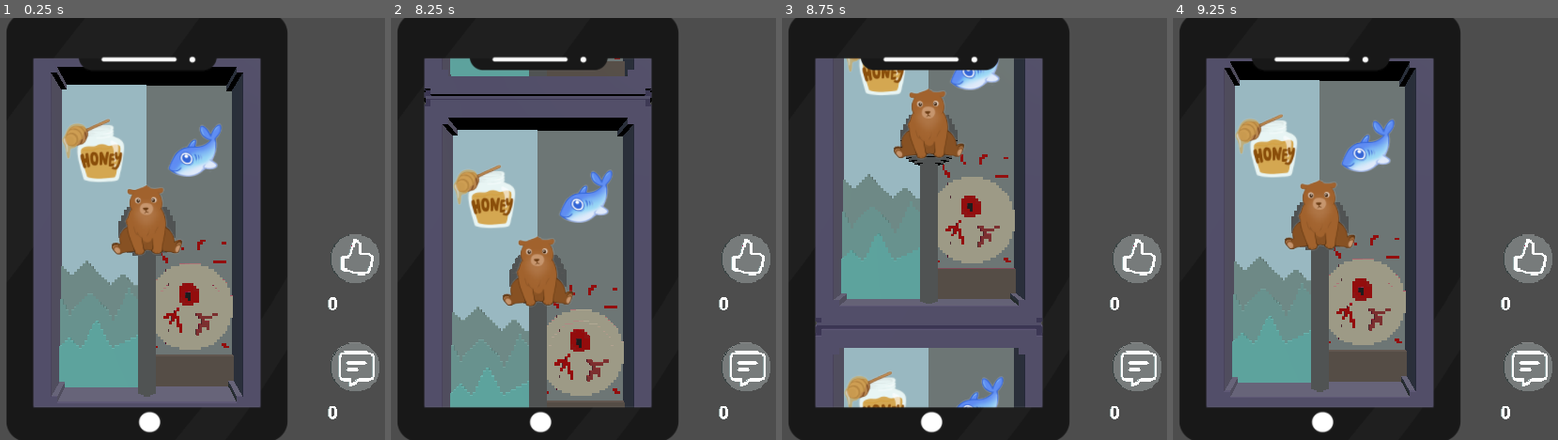
Above: before the commit, frames 1-4 (left to right).
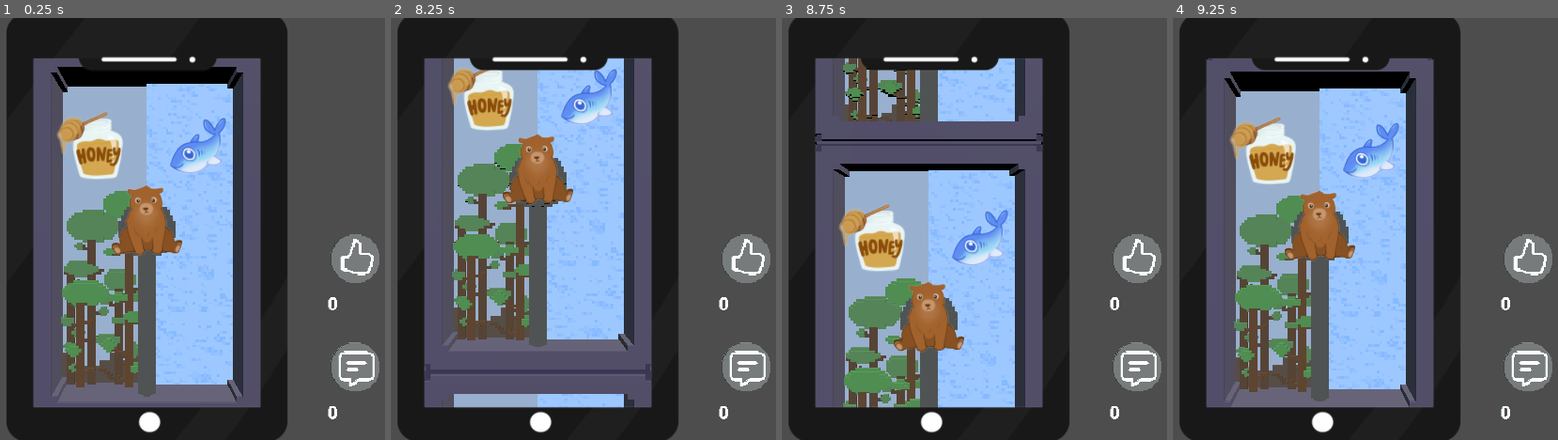
Above: after the commit, the same moments.

Repository: tudormacovei/totem_game_jam_2026
Game: Godot game, scene res://scenes/main_scene.tscn
Two runs of this game, one before a commit and one after it. Both use one fixed random seed, a clock stepped at 60 frames per second and the inputs below.
Inputs (mouse positions are in pixels of both pictures, inside the frame that each line leads up to):
- Up to frame 1 (0.25 s): no input
- Up to frame 2 (8.25 s): tap Enter at 0.5, 2, 3.5 s; move the mouse to (702, 207) at 0.52 s; click (702, 207) at 0.67 s; tap Space at 1.25, 2.75, 4.25 s; move the mouse to (outside the picture) at 1.27 s; click (outside the picture) at 1.42 s; move the mouse to (614, 136) at 2.02 s; click (614, 136) at 2.17 s; move the mouse to (498, 313) at 2.77 s; click (498, 313) at 2.92 s; move the mouse to (764, 292) at 3.52 s; click (764, 292) at 3.67 s; move the mouse to (outside the picture) at 4.27 s; click (outside the picture) at 4.42 s; move the mouse to (575, 229) at 5.02 s; click (575, 229) at 5.17 s; move the mouse to (425, 123) at 5.77 s; click (425, 123) at 5.92 s; move the mouse to (702, 207) at 6.52 s; click (702, 207) at 6.67 s; move the mouse to (outside the picture) at 7.27 s; click (outside the picture) at 7.42 s; move the mouse to (614, 136) at 8.02 s; click (614, 136) at 8.17 s
- Up to frame 3 (8.75 s): no input
- Up to frame 4 (9.25 s): move the mouse to (1280, 313) at 8.77 s; click (1280, 313) at 8.92 s

The runs differ from the first frame. In frame 1, 23% of the frame differs, in the area x 14-61%, y 15-88%; in frame 2, 34%; in frame 3, 35%, in the area x 8-68%, y 9-93%; in frame 4, 26%.

Commit message:
Invert scroll, background improvements

Diff:
--- a/new-game-project/scenes/dioramas/bear/bear_extreme.tscn
+++ b/new-game-project/scenes/dioramas/bear/bear_extreme.tscn
@@ -35,9 +35,9 @@
 texture = ExtResource("7_wosmb")
 
 [node name="right_sprite" type="Sprite3D" parent="." unique_id=219881718]
-transform = Transform3D(0.25, 0, 0, 0, 0.25, 0, 0, 0, 0.25, 1.8764423, 9.479885, 0)
+transform = Transform3D(0.25, 0, 0, 0, 0.25, 0, 0, 0, 0.25, 1.8764423, 9.479885, 0.8512912)
 texture = ExtResource("8_aulpn")
 
 [node name="left_sprite" type="Sprite3D" parent="." unique_id=737749873]
-transform = Transform3D(0.2, 0, 0, 0, 0.2, 0, 0, 0, 0.2, -1.724067, 9.27782, 0)
+transform = Transform3D(0.2, 0, 0, 0, 0.2, 0, 0, 0, 0.2, -1.724067, 9.27782, 0.8512912)
 texture = ExtResource("9_5inub")
--- a/new-game-project/scenes/dioramas/bear/bear_indifferent.tscn
+++ b/new-game-project/scenes/dioramas/bear/bear_indifferent.tscn
@@ -1,8 +1,8 @@
 [gd_scene format=3 uid="uid://c00evs34iibob"]
 
-[ext_resource type="Script" path="res://scenes/lever_score.gd" id="1_i4u8l"]
-[ext_resource type="PackedScene" uid="uid://ca37ddhbhvgiw" path="res://meshes/backgrounds/scene_artic.glb" id="2_x5e7q"]
-[ext_resource type="PackedScene" uid="uid://bcg5dmxfhw74n" path="res://meshes/backgrounds/scene_bird_on_a_plate.glb" id="3_opd3p"]
+[ext_resource type="Script" uid="uid://bd0w34b1hadno" path="res://scenes/lever_score.gd" id="1_i4u8l"]
+[ext_resource type="PackedScene" uid="uid://cfmcaccjiyvvj" path="res://meshes/backgrounds/scene_forest.glb" id="2_mpep1"]
+[ext_resource type="PackedScene" uid="uid://bb7w7huncvfj" path="res://meshes/backgrounds/scene_river.glb" id="3_mpep1"]
 [ext_resource type="PackedScene" uid="uid://doa03xmdh6s0v" path="res://meshes/phone/phone_box.glb" id="4_vyrvd"]
 [ext_resource type="Script" uid="uid://r2uqux5r88vc" path="res://scripts/lever.gd" id="5_78vsu"]
 [ext_resource type="PackedScene" uid="uid://qb88boj5jjb6" path="res://meshes/lever/lever.glb" id="6_pb1ea"]
@@ -15,8 +15,8 @@
 
 [node name="LeverScore" type="Node3D" unique_id=1795852748]
 script = ExtResource("1_i4u8l")
-background_left = ExtResource("2_x5e7q")
-background_right = ExtResource("3_opd3p")
+background_left = ExtResource("2_mpep1")
+background_right = ExtResource("3_mpep1")
 
 [node name="phone_box" parent="." unique_id=1580715568 instance=ExtResource("4_vyrvd")]
 
@@ -36,9 +36,9 @@
 texture = ExtResource("7_br2q1")
 
 [node name="left_sprite" type="Sprite3D" parent="." unique_id=1097870155]
-transform = Transform3D(0.3, 0, 0, 0, 0.3, 0, 0, 0, 0.3, -1.686187, 9.664286, 0)
+transform = Transform3D(0.3, 0, 0, 0, 0.3, 0, 0, 0, 0.3, -1.686187, 9.664286, 0.788718)
 texture = ExtResource("8_68gim")
 
 [node name="right_sprite" type="Sprite3D" parent="." unique_id=219881718]
-transform = Transform3D(0.25, 0, 0, 0, 0.25, 0, 0, 0, 0.25, 1.8764423, 9.479885, 0)
+transform = Transform3D(0.25, 0, 0, 0, 0.25, 0, 0, 0, 0.25, 1.8764423, 9.479885, 0.788718)
 texture = ExtResource("9_tydm7")
--- a/new-game-project/scenes/dioramas/bear/bear_medium.tscn
+++ b/new-game-project/scenes/dioramas/bear/bear_medium.tscn
@@ -34,5 +34,5 @@
 texture = ExtResource("7_amecj")
 
 [node name="right_sprite" type="Sprite3D" parent="." unique_id=219881718]
-transform = Transform3D(0.25, 0, 0, 0, 0.25, 0, 0, 0, 0.25, 1.8764423, 9.479885, 0)
+transform = Transform3D(0.25, 0, 0, 0, 0.25, 0, 0, 0, 0.25, 1.8764423, 9.479885, 0.69401395)
 texture = ExtResource("8_67blp")
--- a/new-game-project/scenes/dioramas/child/child_extreme.tscn
+++ b/new-game-project/scenes/dioramas/child/child_extreme.tscn
@@ -35,9 +35,9 @@
 texture = ExtResource("7_chb1w")
 
 [node name="left_sprite" type="Sprite3D" parent="." unique_id=1097870155]
-transform = Transform3D(0.3, 0, 0, 0, 0.3, 0, 0, 0, 0.3, -1.686187, 9.664286, 0)
+transform = Transform3D(0.3, 0, 0, 0, 0.3, 0, 0, 0, 0.3, -1.686187, 9.664286, 0.60215163)
 texture = ExtResource("8_5audv")
 
 [node name="right_sprite" type="Sprite3D" parent="." unique_id=219881718]
-transform = Transform3D(0.25, 0, 0, 0, 0.25, 0, 0, 0, 0.25, 1.8764423, 9.479885, 0)
+transform = Transform3D(0.25, 0, 0, 0, 0.25, 0, 0, 0, 0.25, 1.8764423, 9.479885, 0.60215163)
 texture = ExtResource("9_0rfjm")
--- a/new-game-project/scenes/dioramas/child/child_indifferent.tscn
+++ b/new-game-project/scenes/dioramas/child/child_indifferent.tscn
@@ -35,9 +35,9 @@
 texture = ExtResource("7_c5agp")
 
 [node name="left_sprite" type="Sprite3D" parent="." unique_id=1097870155]
-transform = Transform3D(0.3, 0, 0, 0, 0.3, 0, 0, 0, 0.3, -1.686187, 9.664286, 0)
+transform = Transform3D(0.3, 0, 0, 0, 0.3, 0, 0, 0, 0.3, -1.686187, 9.664286, 0.76412463)
 texture = ExtResource("8_c5agp")
 
 [node name="right_sprite" type="Sprite3D" parent="." unique_id=219881718]
-transform = Transform3D(0.25, 0, 0, 0, 0.25, 0, 0, 0, 0.25, 1.8764423, 9.479885, 0)
+transform = Transform3D(0.25, 0, 0, 0, 0.25, 0, 0, 0, 0.25, 1.8764423, 9.479885, 0.76412463)
 texture = ExtResource("9_g4jtj")
--- a/new-game-project/scenes/dioramas/child/child_medium.tscn
+++ b/new-game-project/scenes/dioramas/child/child_medium.tscn
@@ -34,7 +34,7 @@
 texture = ExtResource("7_i4i0u")
 
 [node name="left_sprite" type="Sprite3D" parent="." unique_id=1097870155]
-transform = Transform3D(0.3, 0, 0, 0, 0.3, 0, 0, 0, 0.3, -1.686187, 9.664286, 0)
+transform = Transform3D(0.3, 0, 0, 0, 0.3, 0, 0, 0, 0.3, -1.686187, 9.664286, 0.7980249)
 texture = ExtResource("8_i4i0u")
 
 [node name="right_sprite" type="Sprite3D" parent="." unique_id=219881718]
--- a/new-game-project/scenes/dioramas/goose/goose_extreme.tscn
+++ b/new-game-project/scenes/dioramas/goose/goose_extreme.tscn
@@ -35,9 +35,9 @@
 texture = ExtResource("7_pqt0r")
 
 [node name="left_sprite" type="Sprite3D" parent="." unique_id=1097870155]
-transform = Transform3D(0.3, 0, 0, 0, 0.3, 0, 0, 0, 0.3, -1.686187, 9.664286, 0)
+transform = Transform3D(0.29999998, 0, 0, 0, 0.29999998, 0, 0, 0, 0.29999998, -1.686187, 9.664286, 0.6757238)
 texture = ExtResource("8_opor5")
 
 [node name="right_sprite" type="Sprite3D" parent="." unique_id=219881718]
-transform = Transform3D(0.25, 0, 0, 0, 0.25, 0, 0, 0, 0.25, 1.8764423, 9.479885, 0)
+transform = Transform3D(0.25, 0, 0, 0, 0.25, 0, 0, 0, 0.25, 1.8764423, 9.479885, 0.6757238)
 texture = ExtResource("9_enqu4")
--- a/new-game-project/scenes/dioramas/goose/goose_indifferent.tscn
+++ b/new-game-project/scenes/dioramas/goose/goose_indifferent.tscn
@@ -34,7 +34,7 @@
 texture = ExtResource("7_w1lf6")
 
 [node name="left_sprite" type="Sprite3D" parent="." unique_id=1097870155]
-transform = Transform3D(0.3, 0, 0, 0, 0.3, 0, 0, 0, 0.3, -1.686187, 9.664286, 0)
+transform = Transform3D(0.3, 0, 0, 0, 0.3, 0, 0, 0, 0.3, -1.686187, 9.664286, 0.622339)
 texture = ExtResource("8_w1lf6")
 
 [node name="right_sprite" type="Sprite3D" parent="." unique_id=219881718]
--- a/new-game-project/scenes/dioramas/goose/goose_medium.tscn
+++ b/new-game-project/scenes/dioramas/goose/goose_medium.tscn
@@ -34,5 +34,5 @@
 texture = ExtResource("7_0spvr")
 
 [node name="left_sprite" type="Sprite3D" parent="." unique_id=1097870155]
-transform = Transform3D(0.3, 0, 0, 0, 0.3, 0, 0, 0, 0.3, -1.686187, 9.664286, 0)
+transform = Transform3D(0.3, 0, 0, 0, 0.3, 0, 0, 0, 0.3, -1.686187, 9.664286, 0.9006424)
 texture = ExtResource("8_t5blw")
--- a/new-game-project/scenes/dioramas/penguin/penguin_extreme.tscn
+++ b/new-game-project/scenes/dioramas/penguin/penguin_extreme.tscn
@@ -34,7 +34,7 @@
 texture = ExtResource("7_5vinf")
 
 [node name="left_sprite" type="Sprite3D" parent="." unique_id=1097870155]
-transform = Transform3D(0.3, 0, 0, 0, 0.3, 0, 0, 0, 0.3, -1.686187, 9.664286, 0)
+transform = Transform3D(0.3, 0, 0, 0, 0.3, 0, 0, 0, 0.3, -1.686187, 9.664286, 0.88316345)
 texture = ExtResource("8_myd28")
 
 [node name="right_sprite" type="Sprite3D" parent="." unique_id=219881718]
--- a/new-game-project/scenes/dioramas/penguin/penguin_indifferent.tscn
+++ b/new-game-project/scenes/dioramas/penguin/penguin_indifferent.tscn
@@ -34,9 +34,9 @@
 texture = ExtResource("7_5pmlh")
 
 [node name="left_sprite" type="Sprite3D" parent="." unique_id=1097870155]
-transform = Transform3D(0.25, 0, 0, 0, 0.25, 0, 0, 0, 0.25, -1.686187, 9.664286, 0)
+transform = Transform3D(0.25, 0, 0, 0, 0.25, 0, 0, 0, 0.25, -1.686187, 9.664286, 0.86764646)
 texture = ExtResource("8_5pmlh")
 
 [node name="right_sprite" type="Sprite3D" parent="." unique_id=219881718]
-transform = Transform3D(0.25, 0, 0, 0, 0.25, 0, 0, 0, 0.25, 1.8764423, 9.479885, 0)
+transform = Transform3D(0.25, 0, 0, 0, 0.25, 0, 0, 0, 0.25, 1.8764423, 9.479885, 0.86764646)
 texture = ExtResource("9_8pseg")
--- a/new-game-project/scenes/dioramas/water/water_extreme.tscn
+++ b/new-game-project/scenes/dioramas/water/water_extreme.tscn
@@ -35,9 +35,9 @@
 texture = ExtResource("7_20gkh")
 
 [node name="left_sprite" type="Sprite3D" parent="." unique_id=1097870155]
-transform = Transform3D(0.25, 0, 0, 0, 0.25, 0, 0, 0, 0.25, -1.686187, 9.797317, 0)
+transform = Transform3D(0.25, 0, 0, 0, 0.25, 0, 0, 0, 0.25, -1.686187, 9.797317, 0.84621584)
 texture = ExtResource("8_lp2dm")
 
 [node name="right_sprite" type="Sprite3D" parent="." unique_id=219881718]
-transform = Transform3D(0.21013108, 0, 0, 0, 0.1998865, 0, 0, 0, 0.25, 1.8764423, 9.680526, 0)
+transform = Transform3D(0.21013108, 0, 0, 0, 0.1998865, 0, 0, 0, 0.25, 1.8764423, 9.680526, 0.84621584)
 texture = ExtResource("9_2apad")
--- a/new-game-project/scenes/dioramas/water/water_indifferent.tscn
+++ b/new-game-project/scenes/dioramas/water/water_indifferent.tscn
@@ -35,9 +35,9 @@
 texture = ExtResource("7_7soc0")
 
 [node name="left_sprite" type="Sprite3D" parent="." unique_id=1097870155]
-transform = Transform3D(0.3, 0, 0, 0, 0.3, 0, 0, 0, 0.3, -1.686187, 9.324259, 0)
+transform = Transform3D(0.3, 0, 0, 0, 0.3, 0, 0, 0, 0.3, -1.686187, 9.324259, 0.6048089)
 texture = ExtResource("8_keohw")
 
 [node name="right_sprite" type="Sprite3D" parent="." unique_id=219881718]
-transform = Transform3D(0.25, 0, 0, 0, 0.25, 0, 0, 0, 0.25, 1.8764423, 9.479885, 0)
+transform = Transform3D(0.25, 0, 0, 0, 0.25, 0, 0, 0, 0.25, 1.8764423, 9.479885, 0.6048089)
 texture = ExtResource("9_gxwoy")
--- a/new-game-project/scenes/dioramas/water/water_medium.tscn
+++ b/new-game-project/scenes/dioramas/water/water_medium.tscn
@@ -35,9 +35,9 @@
 texture = ExtResource("7_4ddty")
 
 [node name="left_sprite" type="Sprite3D" parent="." unique_id=1097870155]
-transform = Transform3D(0.25, 0, 0, 0, 0.25, 0, 0, 0, 0.25, -1.686187, 9.769405, 0)
+transform = Transform3D(0.25, 0, 0, 0, 0.25, 0, 0, 0, 0.25, -1.686187, 9.769405, 0.7185817)
 texture = ExtResource("8_ba3o5")
 
 [node name="right_sprite" type="Sprite3D" parent="." unique_id=219881718]
-transform = Transform3D(0.25, 0, 0, 0, 0.25, 0, 0, 0, 0.25, 1.8764423, 9.479885, 0)
+transform = Transform3D(0.25, 0, 0, 0, 0.25, 0, 0, 0, 0.25, 1.8764423, 9.479885, 0.7185817)
 texture = ExtResource("8_hdjfh")
--- a/new-game-project/scenes/main_scene.tscn
+++ b/new-game-project/scenes/main_scene.tscn
@@ -27,49 +27,49 @@
 _data = [Vector2(0.012170382, 0), 0.0, 0.11891303, 0, 0, Vector2(0.51926976, 0.77171034), 1.3581973, 1.3581973, 0, 0, Vector2(1, 1), 0.025274547, 0.0, 0, 0]
 point_count = 3
 
-[node name="MainScene" type="Node3D" unique_id=461440506]
+[node name="MainScene" type="Node3D" unique_id=2076316707]
 
-[node name="Camera3D" type="Camera3D" parent="." unique_id=803760411]
+[node name="Camera3D" type="Camera3D" parent="." unique_id=202799904]
 transform = Transform3D(1, 0, 0, 0, 1, 0, 0, 0, 1, 0, 6.5947304, 13.575236)
 fov = 60.0
 
-[node name="Autoscroller" type="Node" parent="." unique_id=624474803]
+[node name="Autoscroller" type="Node" parent="." unique_id=766562260]
 script = ExtResource("2_pw63i")
 diorama_scenes = Array[PackedScene]([ExtResource("3_rt2n2"), ExtResource("3_rt2n2"), ExtResource("3_xdqt8"), ExtResourc …(309 unchanged characters)…
 animation_profile = SubResource("Curve_pw63i")
 PAUSE_TIME = 8.0
 
-[node name="3D_UI" type="Node3D" parent="." unique_id=287475942]
+[node name="3D_UI" type="Node3D" parent="." unique_id=291419389]
 transform = Transform3D(0.4, 0, 0, 0, 0.4, 0, 0, 0, 0.4, 4.781755, 4.5862656, 0.5474062)
 
-[node name="like_button" parent="3D_UI" unique_id=1790393920 instance=ExtResource("1_pu3yx")]
+[node name="like_button" parent="3D_UI" unique_id=1546856612 instance=ExtResource("1_pu3yx")]
 transform = Transform3D(1, 0, 0, 0, 1, 0, 0, 0, 1, 6.6, 2.108, 0)
 
-[node name="like_counter" parent="3D_UI" unique_id=1621794167 instance=ExtResource("3_7ykc4")]
+[node name="like_counter" parent="3D_UI" unique_id=1907595360 instance=ExtResource("3_7ykc4")]
 transform = Transform3D(1, 0, 0, 0, 1, 0, 0, 0, 1, 4.6, -2.233, 0)
 tracking_likes = true
 
-[node name="comments_button" parent="3D_UI" unique_id=227107387 instance=ExtResource("5_gubc5")]
+[node name="comments_button" parent="3D_UI" unique_id=89776679 instance=ExtResource("5_gubc5")]
 transform = Transform3D(1, 0, 0, 0, 1, 0, 0, 0, 1, 6.6, -7.333, 0)
 
-[node name="comment_counter" parent="3D_UI" unique_id=1874110507 instance=ExtResource("3_7ykc4")]
+[node name="comment_counter" parent="3D_UI" unique_id=1577119341 instance=ExtResource("3_7ykc4")]
 transform = Transform3D(1, 0, 0, 0, 1, 0, 0, 0, 1, 4.6000004, -11.916581, 0)
 
-[node name="CommentManager" type="Node3D" parent="." unique_id=524700550]
+[node name="CommentManager" type="Node3D" parent="." unique_id=1176773547]
 script = ExtResource("6_rt2n2")
 general_pool = ExtResource("7_c16ls")
 
-[node name="Sprite3D" type="Sprite3D" parent="." unique_id=1721789139]
+[node name="Sprite3D" type="Sprite3D" parent="." unique_id=504232160]
 transform = Transform3D(0.50485575, 0, 0, 0, 0.47973782, 0, 0, 0, 1, 0, 6.6415234, 4.910984)
 texture = ExtResource("22_adb74")
 
-[node name="Lighting" type="Node" parent="." unique_id=970490024]
+[node name="Lighting" type="Node" parent="." unique_id=1285302550]
 
-[node name="DirectionalLight3D" type="DirectionalLight3D" parent="Lighting" unique_id=469028228]
+[node name="DirectionalLight3D" type="DirectionalLight3D" parent="Lighting" unique_id=141663048]
 transform = Transform3D(0.8660254, 0.12940952, 0.482963, -0.48296297, 0.46650636, 0.74102545, -0.12940955, -0.875, 0.4665064, 3.7452376, 0, 0.7221513)
 light_energy = 2.0
 
-[node name="DirectionalLight3D2" type="DirectionalLight3D" parent="Lighting" unique_id=1659287130]
+[node name="DirectionalLight3D2" type="DirectionalLight3D" parent="Lighting" unique_id=1186801253]
 transform = Transform3D(0.081849545, 0.66864574, -0.73906267, -0.8913302, 0.38088444, 0.24588141, 0.44590503, 0.63862354, 0.62715924, 3.7452376, 0, 0.7221513)
 light_color = Color(0.8745098, 1, 1, 1)
 light_energy = 0.5
--- a/new-game-project/scripts/autoscroll_movement.gd
+++ b/new-game-project/scripts/autoscroll_movement.gd
@@ -3,8 +3,8 @@
 @export var diorama_scenes: Array[PackedScene]
 @export var animation_profile: Curve
 
-@export var SCROLL_TIME = 1.5
-@export var PAUSE_TIME = 3.0
+var SCROLL_TIME = 1.5
+var PAUSE_TIME = 3.0
 
 enum ScrollState{
 	PAUSED,
@@ -52,11 +52,11 @@
 
 	var diorama_node = diorama_scenes[next_diorama_index].instantiate()
 	add_child(diorama_node)
-	var top_position = Vector3(0, -diorama_scene_height, 0)
+	var bottom_position = Vector3(0, diorama_scene_height, 0)
 	if loaded_dioramas.size() > 0:
-		top_position = loaded_dioramas[loaded_dioramas.size() - 1].global_position
+		bottom_position = loaded_dioramas[loaded_dioramas.size() - 1].global_position
 
-	diorama_node.global_position = top_position + Vector3(0, diorama_scene_height, 0)
+	diorama_node.global_position = bottom_position - Vector3(0, diorama_scene_height, 0)
 	loaded_dioramas.append(diorama_node)
 	next_diorama_index += 1
 
@@ -65,7 +65,7 @@
 	var i = 0
 	while i < loaded_dioramas.size():
 		var obj = loaded_dioramas[i]
-		if obj.global_position.y < -20.0:
+		if obj.global_position.y > 20.0:
 			obj.queue_free()
 			loaded_dioramas.remove_at(i)
 		else:
@@ -80,6 +80,6 @@
 	var delta_offset = _get_offset(x) - _get_offset(x_prev)
 
 	for diorama_obj in loaded_dioramas:
-		diorama_obj.global_position.y -= delta_offset
+		diorama_obj.global_position.y += delta_offset
 
 	_cleanup_diorama_stack()
